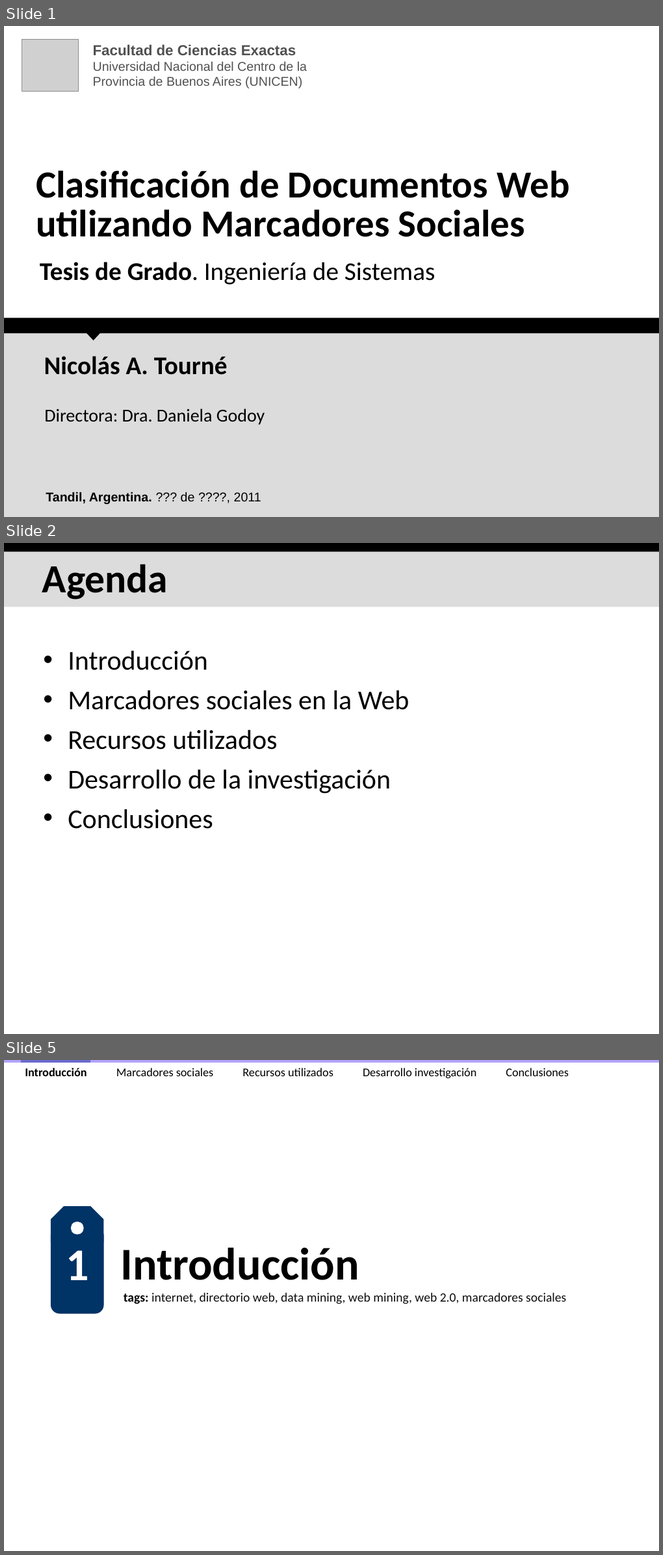
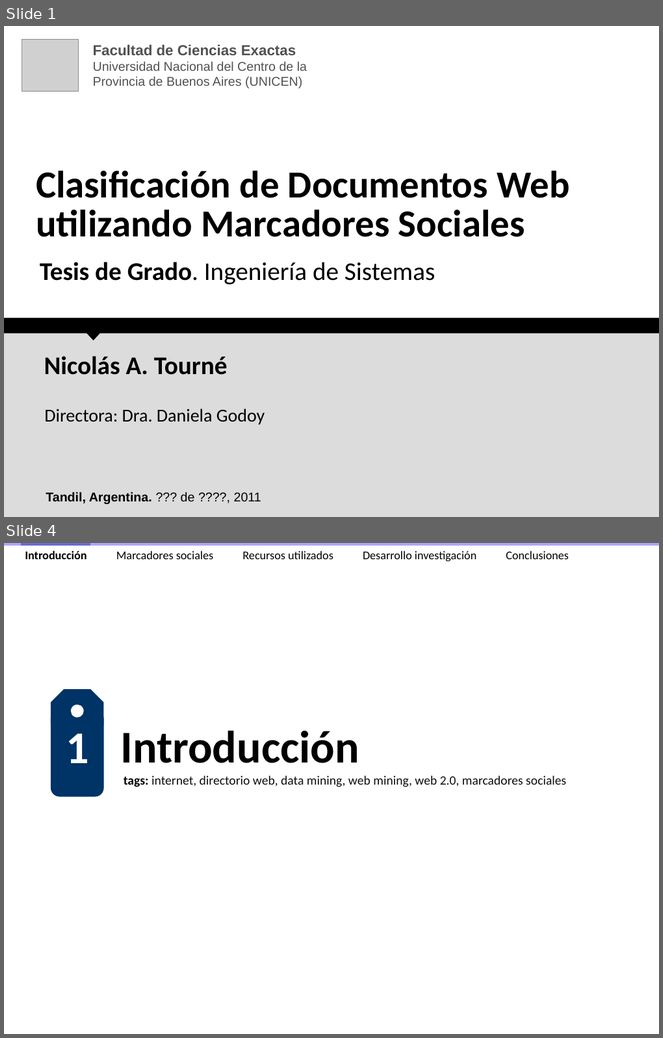
Before and after one commit to ak907kenai/nicotournetesis, a slide deck: docs_trunk/Presentación/Nicolás Tourné - Presentación Tesis (v2.4).ppt. Shown one above the other, each under a label of ours: slides 1, 2 and 5 before the commit, slides 1 and 4 after it; the slides between them are not shown. The pictures are 663x1555 and 663x1038 pixels, drawn with LibreOffice and Linux fonts; fonts in the diff are those of the drawing; grey boxes stand for pictures. Boxes give left, top, right and bottom in pixels: in the first picture for what was removed or moved away, otherwise in the second. Text is boxed around its words. In the diff, an @@ line names an element or a change of style, - is before the commit and + after.

```diff
--- a/docs_trunk/Presentación/Nicolás Tourné - Presentación Tesis (v2.4).ppt
+++ b/docs_trunk/Presentación/Nicolás Tourné - Presentación Tesis (v2.4).ppt
@@ slide 2 removed at box(4, 543, 659, 1034), background #FFFFFF @@
@@ rectangle removed at box(4, 549, 659, 607) @@
@@ rectangle removed at box(4, 543, 659, 551) @@
@@ title removed at box(42, 564, 168, 600) @@
-Agenda
@@ text removed at box(68, 651, 410, 829) @@
-• Introducción
-• Marcadores sociales en la Web
-• Recursos utilizados
-• Desarrollo de la investigación
-• Conclusiones
@@ what was slide 5 is now slide 4 @@
```
Also in this commit, not shown: 18 slides changed, 2 slides added, 8 other slides removed, 1 other file.
